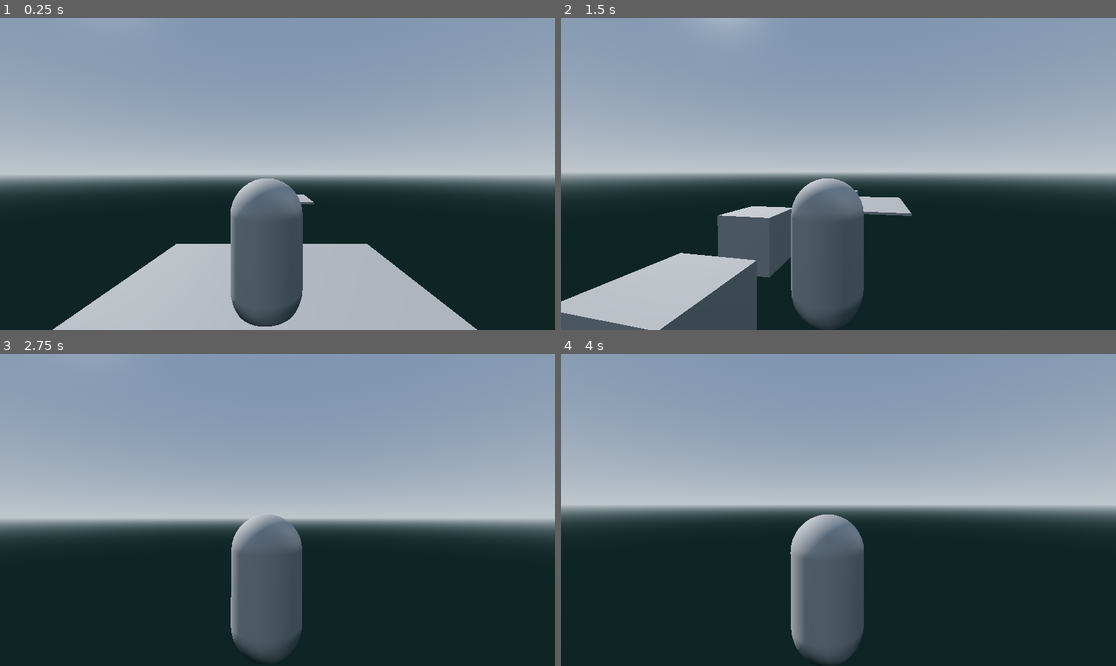
Above: before the commit, frames 1-4 (two rows, left to right).
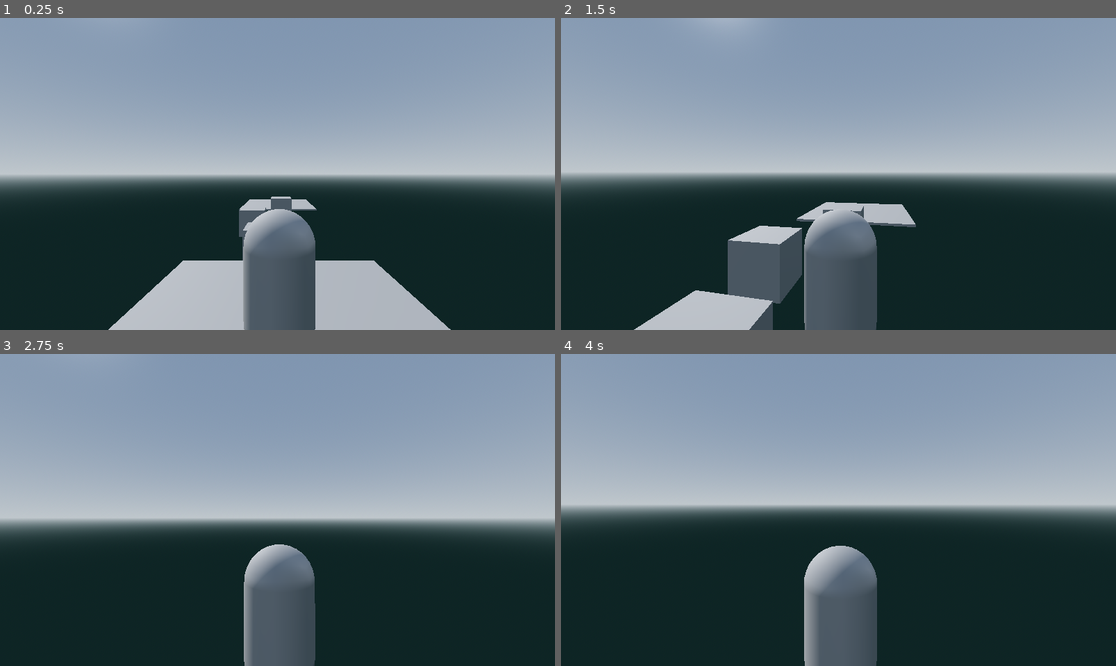
Above: after the commit, the same moments.

Repository: azeiber/3D-Game
Game: Godot game, scene res://main.tscn
The game is run twice, just before and just after one commit, with the same random seed, the same clock (stepped at 60 frames per second) and the same inputs.
Inputs (mouse positions are in pixels of both pictures, inside the frame that each line leads up to):
- Up to frame 1 (0.25 s): no input
- Up to frame 2 (1.5 s): tap Enter (ui_accept) at 0.5, 0.77 s; move the mouse to (866, 174) at 0.52 s; hold Up (ui_up) from 0.53 s (still down); move the mouse to (810, 174) at 1.27 s
- Up to frame 3 (2.75 s): keep holding Up (ui_up); tap Enter (ui_accept) at 1.52 s; move the mouse to (288, 503) at 2.02 s
- Up to frame 4 (4 s): keep holding Up (ui_up); tap Enter (ui_accept) at 2.75, 3.02, 3.5, 3.77 s; move the mouse to (832, 516) at 2.77 s; move the mouse to (877, 513) at 3.52 s

The runs differ from the first frame. In frame 1, 8.0% of the frame differs, in the area x 9-86%, y 51-100%; in frame 2, 13%, in the area x 0-64%, y 51-100%; in frame 3, 4.3%; in frame 4, 4.8%.

Commit message:
Adjusted camera

Diff:
--- a/capstone-game/main.tscn
+++ b/capstone-game/main.tscn
@@ -67,7 +67,7 @@
 [node name="camera_mount" type="Node3D" parent="CharacterBody3D"]
 
 [node name="Camera3D" type="Camera3D" parent="CharacterBody3D/camera_mount"]
-transform = Transform3D(1, 0, 0, 0, 1, 0, 0, 0, 1, 0.149615, 2.16067, 2.8553)
+transform = Transform3D(1, 0, 0, 0, 1, 0, 0, 0, 1, -0.0278841, 2.60011, 2.8553)
 
 [node name="DirectionalLight3D" type="DirectionalLight3D" parent="."]
 transform = Transform3D(-0.731967, 0.434325, -0.524963, -0.000436562, 0.770187, 0.637818, 0.68134, 0.467091, -0.563562, 0, 8.13288, 2.84729)
